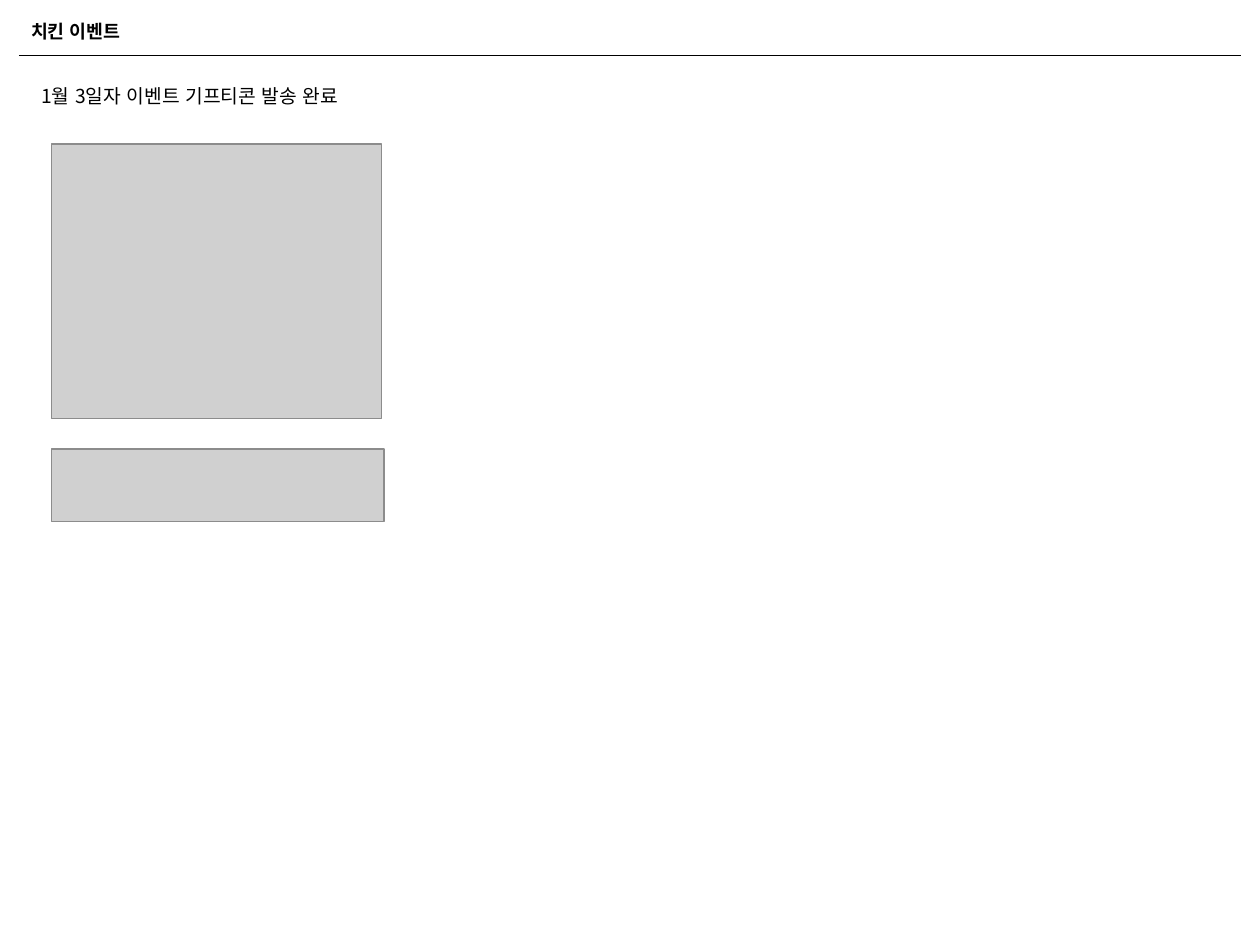
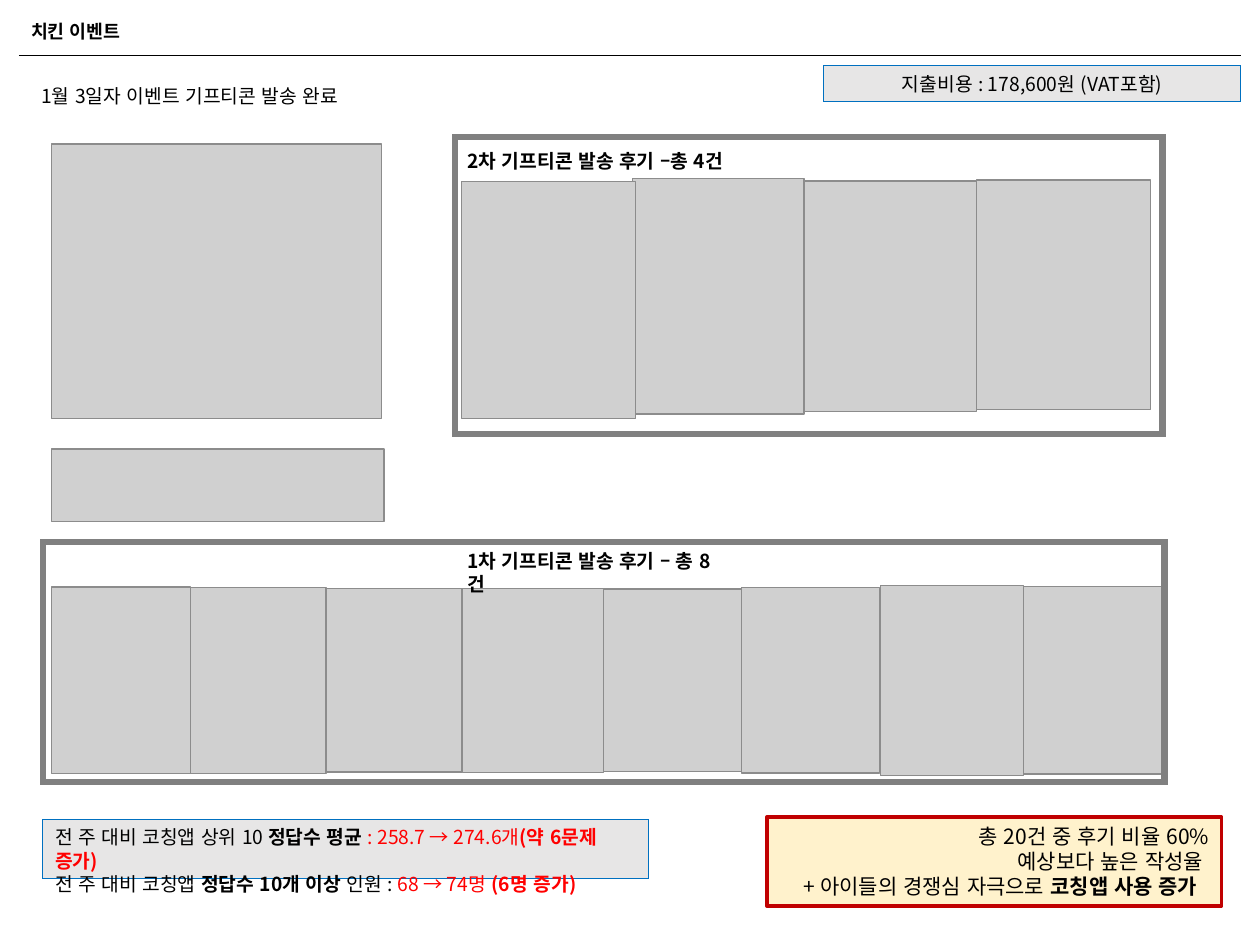
Before and after one commit to naxvinci/marketing, a slide deck: slide 6 of 업무보고0108.pptx (slide 2 before the commit). Drawn at 1260x945 pixels with LibreOffice and Linux fonts; fonts in the diff are those of the drawing; grey boxes stand for pictures. Boxes give left, top, right and bottom in pixels: in the first picture for what was removed or moved away, otherwise in the second. Text is boxed around its words. In the diff, an @@ line names an element or a change of style, - is before the commit and + after.

```diff
--- a/업무보고0108.pptx
+++ b/업무보고0108.pptx
@@ rectangle added at (x1=824, y1=66, x2=1241, y2=102), fill #E7E6E6, outline #0070C0 0.75 pt, 11 pt, text #000000 @@
+지출비용 : 178,600원 (VAT포함)
@@ rectangle added at (x1=455, y1=137, x2=1163, y2=435), outline #808080 3.5 pt @@
@@ text added at (x1=467, y1=152, x2=723, y2=170), 11 pt, text #000000, bold @@
+2차 기프티콘 발송 후기 –총 4건
@@ group added at (x1=462, y1=179, x2=1150, y2=418): 4 pictures @@
@@ rectangle added at (x1=43, y1=543, x2=1164, y2=782), outline #808080 3.5 pt @@
@@ text added at (x1=467, y1=552, x2=694, y2=570), 11 pt, text #000000, bold @@
+1차 기프티콘 발송 후기 – 총 8건
@@ group added at (x1=52, y1=585, x2=1162, y2=775): 8 pictures @@
@@ rectangle added at (x1=43, y1=819, x2=649, y2=878), fill #E7E6E6, outline #0070C0 0.75 pt, 11 pt, text #000000 @@
+전 주 대비 코칭앱 상위 10 정답수 평균 : 258.7 → 274.6개(약 6문제 증가)
+전 주 대비 코칭앱 정답수 10개 이상 인원 : 68 → 74명 (6명 증가)
@@ rectangle added at (x1=767, y1=818, x2=1222, y2=907), fill #FFF2CC, outline #C00000 2 pt, 12 pt, text #000000 @@
+총 20건 중 후기 비율 60%
+예상보다 높은 작성율
++ 아이들의 경쟁심 자극으로 코칭앱 사용 증가
```
Also in this commit, not shown: 5 other slides changed, 6 slides added, 8 slides removed, 2 other files.
